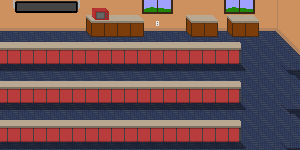
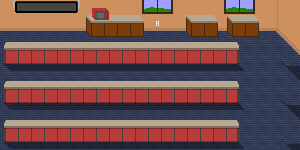
Layer changes from the first (300, 150) image to the second:
moved "desk1" above "desk2", painted on it over [0, 42, 241, 64]
renamed "desk3" to "desk2", painted on it over [0, 81, 241, 142]
removed layer "desk2" over [0, 81, 241, 103]
added layer "desk3" above "microwave" over [4, 120, 239, 142]
painted on "shadows" over [0, 61, 300, 150]
